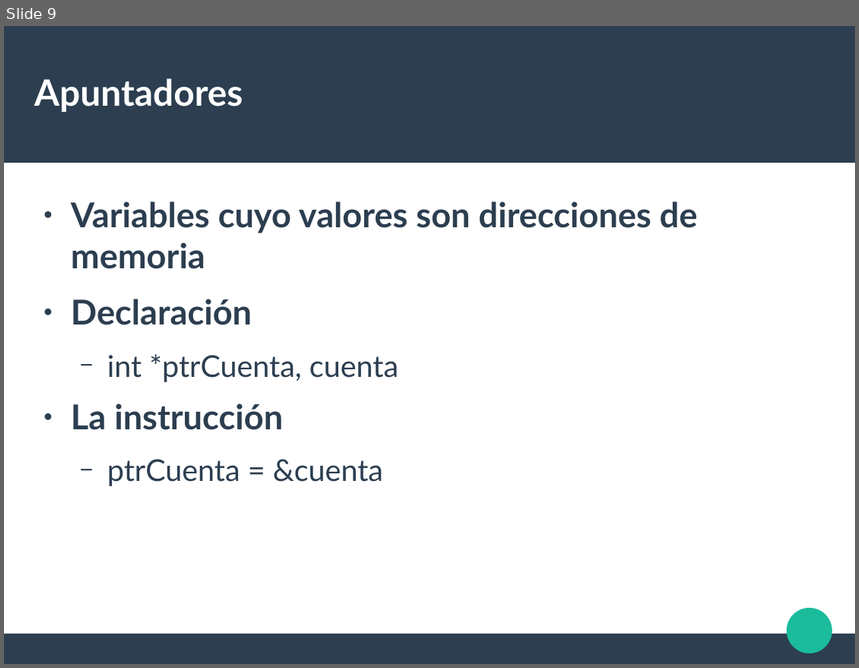
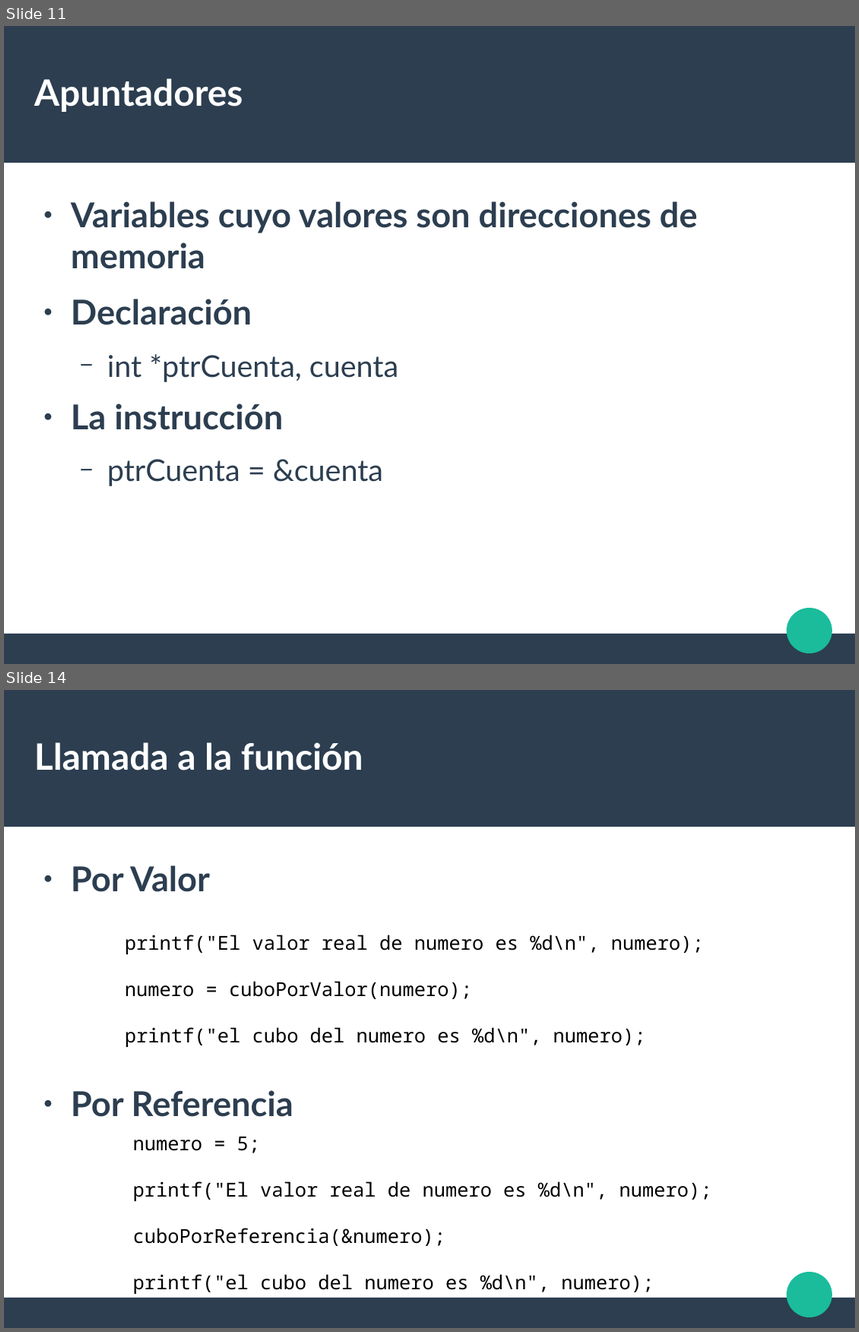
Before and after one commit to liowiki/EDA1-20192, a slide deck: Tema1.odp. Shown one above the other, each under a label of ours: slide 9 before the commit, slides 11 and 14 after it; the slides between them are not shown. The pictures are 859x668 and 859x1332 pixels, drawn with LibreOffice and Linux fonts; fonts in the diff are those of the drawing. Boxes give left, top, right and bottom in pixels: in the first picture for what was removed or moved away, otherwise in the second. Text is boxed around its words. In the diff, an @@ line names an element or a change of style, - is before the commit and + after.

```diff
--- a/Tema1.odp
+++ b/Tema1.odp
@@ slide 14 added at box(4, 690, 855, 1328), background #FFFFFF; not listed: 3 template elements that a slide beside it also shows @@
@@ title added at box(34, 742, 363, 771), 33.9 pt, text #FFFFFF, bold @@
+Llamada a la función
@@ text added at box(71, 866, 294, 1117), 32 pt, text #2C3E50, bold @@
+● Por Valor
+● Por Referencia
@@ text added at box(125, 935, 704, 1047), 18 pt, text #000000 @@
+printf("El valor real de numero es %d\n", numero);
+numero = cuboPorValor(numero);
+printf("el cubo del numero es %d\n", numero);
@@ text added at box(133, 1137, 712, 1294), 18 pt, text #000000 @@
+numero = 5;
+printf("El valor real de numero es %d\n", numero);
+cuboPorReferencia(&numero);
+printf("el cubo del numero es %d\n", numero);
@@ what was slide 9 is now slide 11 @@
```
Also in this commit, not shown: 1 slide changed, 31 other slides added, 4 other files.
